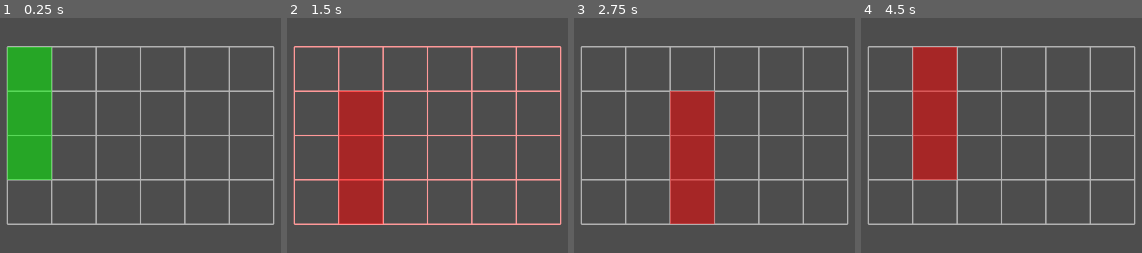
Above: before the commit, frames 1-4 (left to right).
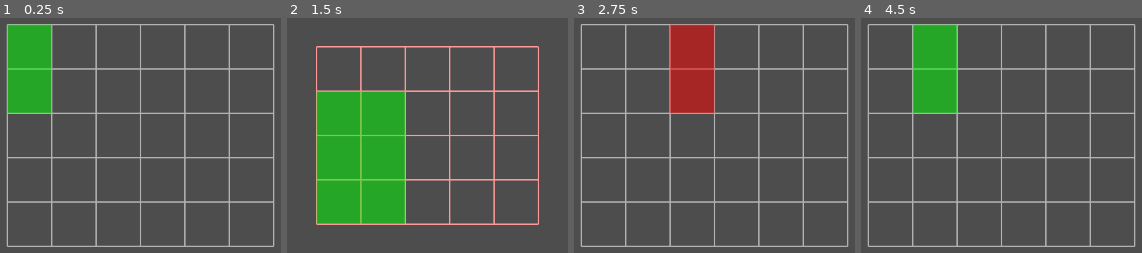
Above: after the commit, the same moments.

Repository: BigBarfEaterBBE/supermarket_simulator
Game: Godot game, scene res://supermarket simulator/scenes/grid_root.tscn
Two runs of this game, one before a commit and one after it. Both use one fixed random seed, a clock stepped at 60 frames per second and the inputs below.
Inputs:
- Up to frame 1 (0.25 s): no input
- Up to frame 2 (1.5 s): tap Enter (place_item) at 0.5, 0.6 s; hold D (move_right) 0.53-1.28 s; tap E (view_next) at 0.8, 1.35 s; tap Space at 1.25 s; hold S (move_down) from 1.28 s (still down)
- Up to frame 3 (2.75 s): tap Q (view_prev) at 1.55, 2.1 s; tap Enter (place_item) at 2, 2.3 s; release S (move_down) at 2.03 s; hold D (move_right) from 2.03 s (still down)
- Up to frame 4 (4.5 s): tap Space at 2.75, 4.25 s; release D (move_right) at 2.78 s; hold W (move_up) 2.78-3.53 s; tap Enter (place_item) at 2.85, 3.5 s; tap E (view_next) at 3.05, 3.6 s; hold A (move_left) from 3.53 s (still down); tap Q (view_prev) at 3.8, 4.35 s

The runs differ from the first frame. In frame 1, 15% of the frame differs, in the area x 2-98%, y 2-98%; in frame 2, 23%, in the area x 2-98%, y 11-89%; in frame 3, 20%; in frame 4, 19%.

Commit message:
12/29 7:03 PM made the grid view change actually work isntead of js changing color

Diff:
--- a/supermarket simulator/grid_root.gd
+++ b/supermarket simulator/grid_root.gd
@@ -1,41 +1,30 @@
 extends Node2D
 
-@export var grid_size: Vector2i = Vector2i(6, 4) #columns, rows
+@export var container_size := Vector3i(6, 4, 5) #X = width, Y = heigh, Z = depth
 @export var cell_size: int = 64 #pixel size
 @export var views := ["top", "front", "side"]
 var view_index := 0
 
 var grid = [] #2d array track occupancy
-var cursor := Vector2i.ZERO
+var cursor_3d := Vector3i.ZERO
 
-var current_item = {"name":"Milk", "size":Vector2i(1,3)} # width x height
+var current_item = {"name":"Milk", "size":Vector3i(1,3,2)} # width x height x depth
 var preview_rect: ColorRect
 var grid_lines: Node2D
+var grid_size: Vector2i
 
 var grid_offset: Vector2
 
 func _ready():
-	#init grid array
-	grid.resize(grid_size.y)
-	for y in range(grid_size.y):
-		grid[y] = []
-		for x in range(grid_size.x):
-			grid[y].append(false) #false = empty
-	#center grid
-	grid_offset = Vector2((grid_size.x * cell_size)/2, (grid_size.y * cell_size)/2)
 	#create grid lines
 	grid_lines = Node2D.new()
 	grid_lines.position = get_viewport_rect().size / 2
 	add_child(grid_lines)
-	draw_grid_lines()
+	#init grid array
+	rebuild_grid()
 	#creatae prev
 	preview_rect = ColorRect.new()
 	preview_rect.color = Color(0,1,0,0.5)
-	preview_rect.size = Vector2(
-		current_item["size"].x * cell_size,
-		current_item["size"].y * cell_size
-	)
-	preview_rect.position = get_viewport_rect().size / 2 -grid_offset
 	add_child(preview_rect)
 
 	update_preview()
@@ -70,15 +59,29 @@
 	update_preview()
 
 func handle_input():
-	#wasd moves cursor
-	if Input.is_action_just_pressed("move_left"):
-		cursor.x = max(0, cursor.x - 1)
-	if Input.is_action_just_pressed("move_right"):
-		cursor.x = min(grid_size.x - current_item["size"].x, cursor.x + 1)
-	if Input.is_action_just_pressed("move_up"):
-		cursor.y = max(0, cursor.y - 1)
-	if Input.is_action_just_pressed("move_down"):
-		cursor.y = min(grid_size.y - current_item["size"].y, cursor.y + 1)
+	var delta := Vector3i.ZERO
+	match views[view_index]:
+		"top":
+			if Input.is_action_just_pressed("move_left"): delta.x -= 1
+			if Input.is_action_just_pressed("move_right"): delta.x += 1
+			if Input.is_action_just_pressed("move_up"): delta.z -= 1
+			if Input.is_action_just_pressed("move_down"): delta.z += 1
+		"front":
+			if Input.is_action_just_pressed("move_left"): delta.x -= 1
+			if Input.is_action_just_pressed("move_right"): delta.x += 1
+			if Input.is_action_just_pressed("move_up"): delta.y -= 1
+			if Input.is_action_just_pressed("move_down"): delta.y += 1
+		"side":
+			if Input.is_action_just_pressed("move_left"): delta.z -= 1
+			if Input.is_action_just_pressed("move_right"): delta.z += 1
+			if Input.is_action_just_pressed("move_up"): delta.y -= 1
+			if Input.is_action_just_pressed("move_down"): delta.y += 1
+	cursor_3d += delta
+	#clamp container
+	var item: Vector3i = current_item["size"]
+	cursor_3d.x = clamp(cursor_3d.x, 0, container_size.x - item.x)
+	cursor_3d.y = clamp(cursor_3d.y, 0, container_size.y - item.y)
+	cursor_3d.z = clamp(cursor_3d.z, 0, container_size.z - item.z)
 	#switch view
 	if Input.is_action_just_pressed("view_next"):
 		view_index = (view_index + 1) % views.size()
@@ -89,16 +92,21 @@
 
 	#place item
 	if Input.is_action_just_pressed("place_item"):
-		if can_place(current_item["size"], cursor):
-			place_item(current_item["size"], cursor)
+		var cursor_2d := get_cursor_2d_for_view()
+		var item_size_2d := get_item_size_for_view()
+		if can_place(item_size_2d, cursor_2d):
+			place_item(item_size_2d, cursor_2d)
 
 func update_preview():
-	preview_rect.position = get_viewport_rect().size / 2 - grid_offset + Vector2(cursor.x * cell_size, cursor.y * cell_size)
+	var cursor_2d := get_cursor_2d_for_view()
+	var item_size_2d := get_item_size_for_view()
 
-	if can_place(current_item["size"], cursor):
-		preview_rect.color = Color(0, 1, 0, 0.5)
-	else:
-		preview_rect.color = Color(1,0,0,0.5)
+	preview_rect.size = Vector2(
+		item_size_2d.x * cell_size,
+		item_size_2d.y * cell_size
+	)
+	preview_rect.position = get_viewport_rect().size / 2 - grid_offset + Vector2(cursor_2d.x * cell_size, cursor_2d.y * cell_size)
+	preview_rect.color = (Color(0,1,0,0.5) if can_place(item_size_2d, cursor_2d) else Color(1,00,0,0.5))
 
 func can_place(size: Vector2i, pos: Vector2i) -> bool:
 	for y in range(size.y):
@@ -117,7 +125,58 @@
 			grid[pos.y + y][pos.x + x] = true
 
 func update_grid_view():
-	#tint grid diff for each view FOR NOW
-	var colors = [Color(0.7, 0.7, 0.7), Color(0.6, 0.6, 1), Color(1, 0.6, 0.6)]
+	rebuild_grid()
+
+	var colors = [
+		Color(0.7, 0.7, 0.7),
+		Color(0.6,0.6,1.0),
+		Color(1.0,0.6,0.6)
+	]
+
 	for line in grid_lines.get_children():
 		line.default_color = colors[view_index]
+
+#return active 2d grid size
+func get_grid_size_for_view() -> Vector2i:
+	match views[view_index]:
+		"top":
+			return Vector2i(container_size.x, container_size.z)
+		"front":
+			return Vector2i(container_size.x, container_size.y)
+		"side":
+			return Vector2i(container_size.z, container_size.y)
+	return Vector2i.ZERO
+
+func rebuild_grid():
+	grid_size = get_grid_size_for_view()
+	grid.clear()
+	grid.resize(grid_size.y)
+	for y in range(grid_size.y):
+		grid[y] = []
+		for x in range(grid_size.x):
+			grid[y].append(false)
+	grid_offset = Vector2(
+		grid_size.x * cell_size / 2,
+		grid_size.y * cell_size / 2
+	)
+	draw_grid_lines()
+
+func get_item_size_for_view() -> Vector2i:
+	match views[view_index]:
+		"top":
+			return Vector2i(current_item["size"].x, current_item["size"].z)
+		"front":
+			return Vector2i(current_item["size"].x, current_item["size"].y)
+		"side":
+			return Vector2i(current_item["size"].z, current_item["size"].y)
+	return Vector2i.ONE
+
+func get_cursor_2d_for_view() -> Vector2i:
+	match views[view_index]:
+		"top":
+			return Vector2i(cursor_3d.x, cursor_3d.z)
+		"front":
+			return Vector2i(cursor_3d.x, cursor_3d.y)
+		"side":
+			return Vector2i(cursor_3d.z, cursor_3d.y)
+	return Vector2i.ZERO
